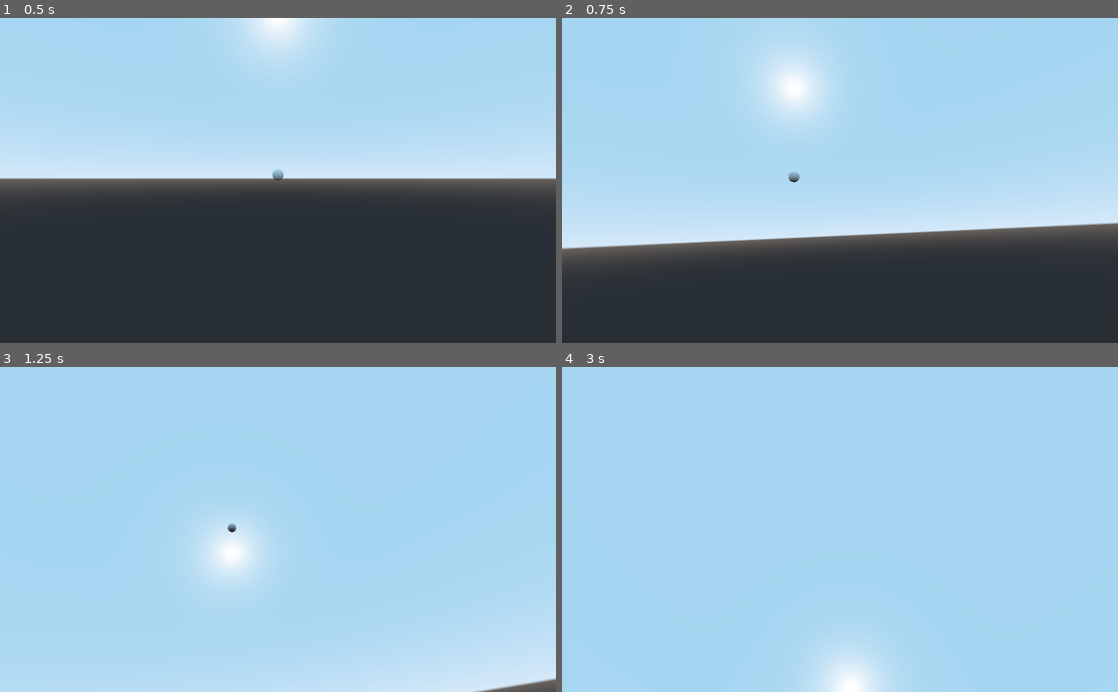
Above: before the commit, frames 1-4 (two rows, left to right).
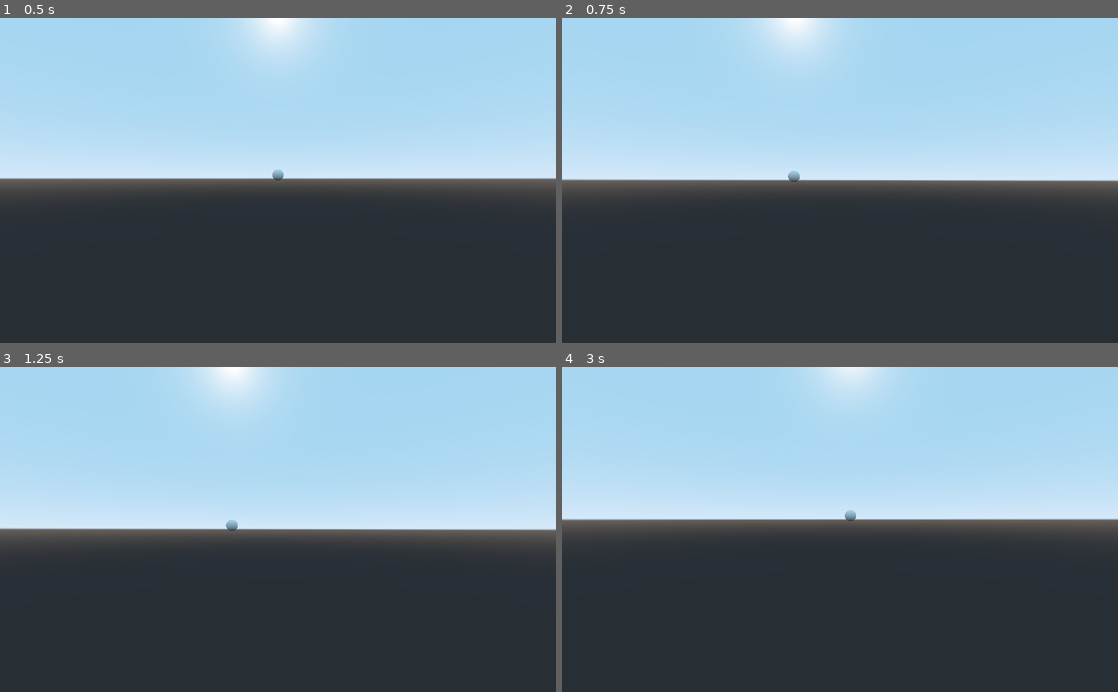
Above: after the commit, the same moments.

Repository: BeanPoleGamesDev/plummet
Game: Godot game, scene res://game.tscn
Two runs of this game, one before a commit and one after it. Both use one fixed random seed, a clock stepped at 60 frames per second and the inputs below.
Inputs (mouse positions are in pixels of both pictures, inside the frame that each line leads up to):
- Up to frame 1 (0.5 s): no input
- Up to frame 2 (0.75 s): tap Enter (ui_accept) at 0.5, 0.6 s; move the mouse to (867, 180) at 0.52 s; hold Up (ui_up) from 0.53 s (still down)
- Up to frame 3 (1.25 s): keep holding Up (ui_up); tap Enter (ui_accept) at 0.77, 1.07 s
- Up to frame 4 (3 s): keep holding Up (ui_up); move the mouse to (812, 529) at 1.27 s; tap Enter (ui_accept) at 1.35, 1.52, 1.82, 2.1, 2.85 s; move the mouse to (851, 523) at 2.02 s; move the mouse to (834, 536) at 2.77 s

Frame 1 is identical in both runs. In frame 2, 29% of the frame differs, in the area x 0-100%, y 0-77%; in frame 3, 59%; in frame 4, 63%, in the area x 0-100%, y 0-100%.

Commit message:
movement framework

Diff:
--- a/game.gd
+++ b/game.gd
@@ -19,3 +19,5 @@
 		print(event)
 	if event.is_action_released("ui_end"):
 		get_tree().quit()
+	if event.is_action_released("ui_accept"):
+		emit_signal("set_down", $target)
--- a/player.gd
+++ b/player.gd
@@ -1,15 +1,25 @@
 extends Spatial
 
-# Declare member variables here. Examples:
+onready var head = get_node("body/head")
+onready var view = get_node("body/head/view")
+onready var body = get_node("body")
+
 var down = Vector3(0,-10,0)
+var velocity = Vector3()
+
 const cam_rotation_speed = 0.2
+
+func get_player_rotation():
+	return Vector3(view.get_rotation().x,head.get_rotation().y,body.get_rotation().z)
 
 func _on_set_down(d: Spatial):
 	down = d
-
-func _process(delta):
 	self.look_at(down.get_translation(),Vector3(0,1,0))
 
 func _on_rotate_view(rot: Vector3):
-	$body/head/view.rotate_x(deg2rad(rot.x * cam_rotation_speed))
-	$body/head.rotate_y(deg2rad(rot.y * cam_rotation_speed))
+	view.rotate_x(deg2rad(rot.x * cam_rotation_speed))
+	head.rotate_y(deg2rad(rot.y * cam_rotation_speed))
+	body.rotate_z(deg2rad(rot.z * cam_rotation_speed))
+
+func _physics_process(delta):
+	print(get_player_rotation())
--- a/target.gd
+++ b/target.gd
@@ -8,15 +8,15 @@
 #func _ready():
 
 # Called every frame. 'delta' is the elapsed time since the previous frame.
-func _process(delta):
-	if Input.is_action_pressed("ui_up"):
-		move.y += speed
-	if Input.is_action_pressed("ui_down"):
-		move.y += -speed
-	if Input.is_action_pressed("ui_right"):
-		move.x += speed
-	if Input.is_action_pressed("ui_left"):
-		move.x += -speed
-
-	self.translate(move * delta)
-	move = Vector3(0,0,0)
+#func _process(delta):
+#	if Input.is_action_pressed("ui_up"):
+#		move.y += speed
+#	if Input.is_action_pressed("ui_down"):
+#		move.y += -speed
+#	if Input.is_action_pressed("ui_right"):
+#		move.x += speed
+#	if Input.is_action_pressed("ui_left"):
+#		move.x += -speed
+#
+#	self.translate(move * delta)
+#	move = Vector3(0,0,0)
